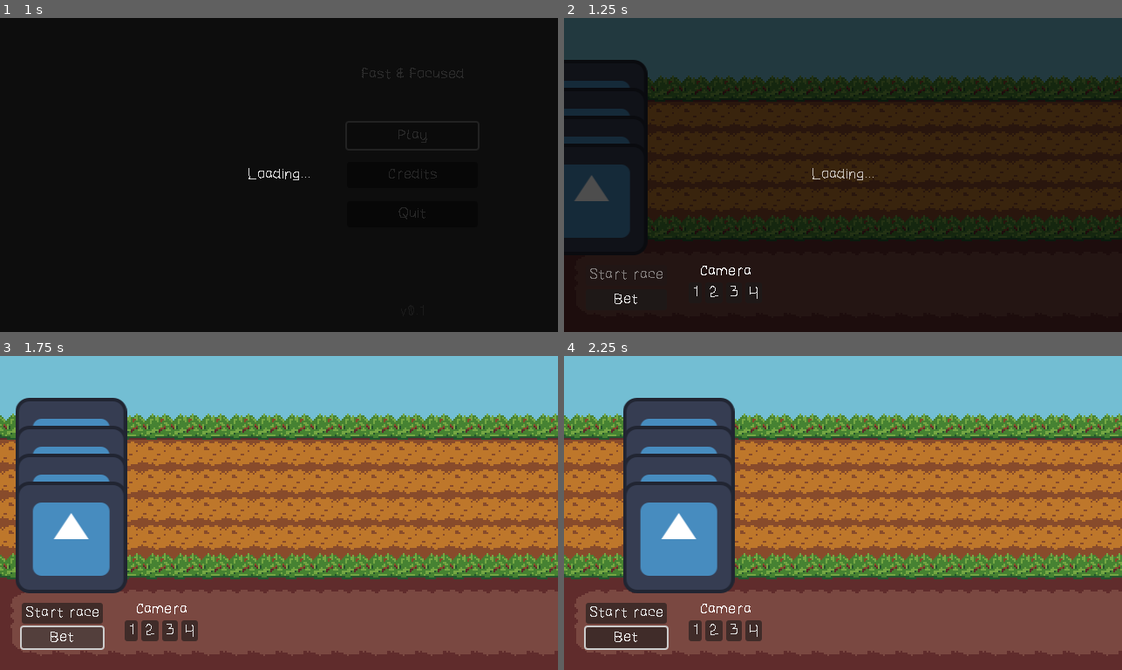
Above: before the commit, frames 1-4 (two rows, left to right).
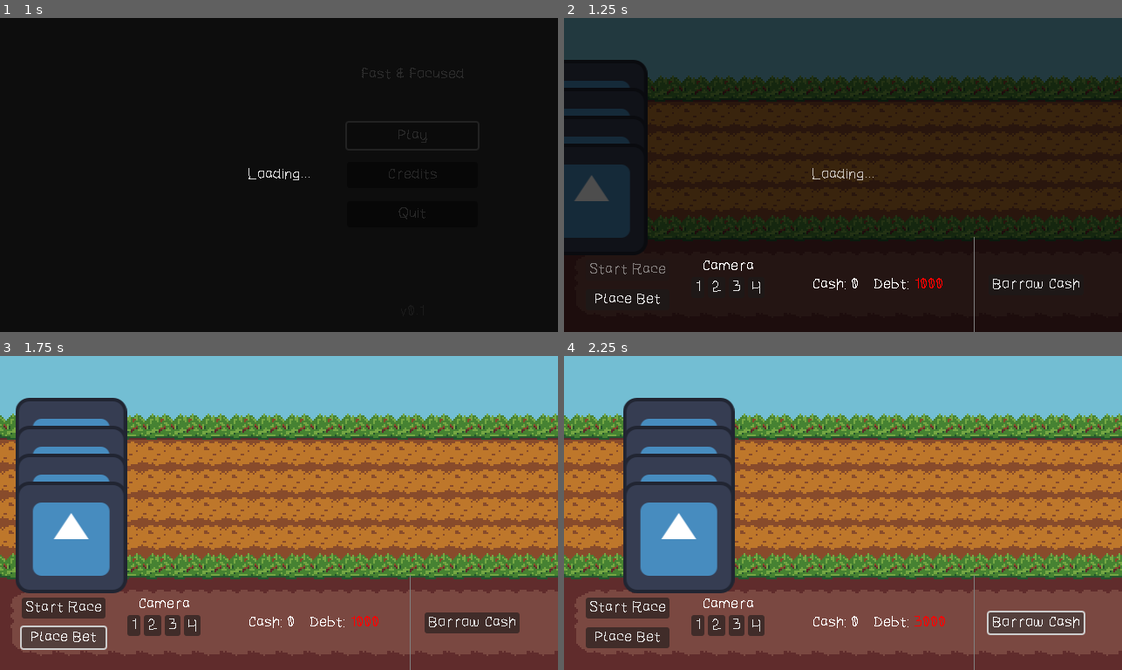
Above: after the commit, the same moments.

Repository: jame581/FastAndFocused
Game: Godot game, scene res://maps/main_menu.tscn
Same seed, same stepped clock (60 frames per second), same inputs: the game is played once before the commit and once after it. The engine's default icon, where the game draws it, is replaced by a stand-in: a white triangle on a blue panel in a dark square.
Inputs (mouse positions are in pixels of both pictures, inside the frame that each line leads up to):
- Up to frame 1 (1 s): click "Play" at 0.5 s
- Up to frame 2 (1.25 s): no input
- Up to frame 3 (1.75 s): click "Bet" (after the commit: "Place Bet") at 1.25 s
- Up to frame 4 (2.25 s): click (1038, 622) at 2 s, where only the run after the commit has a clickable "Borrow Cash"

Frame 1 is identical in both runs. In frame 2, 0.8% of the frame differs, in the area x 4-93%, y 69-100%; in frame 3, 3.0%; in frame 4, 3.4%, in the area x 3-94%, y 69-100%.

Commit message:
Add money UI and update race UI layout; connect signals for cash and debt management

Diff:
--- a/source/maps/race_level.tscn
+++ b/source/maps/race_level.tscn
@@ -1,9 +1,10 @@
-[gd_scene load_steps=5 format=4 uid="uid://cdbkg4q3myof1"]
+[gd_scene load_steps=6 format=4 uid="uid://cdbkg4q3myof1"]
 
 [ext_resource type="Script" uid="uid://drnanpfm6g4lr" path="res://scripts/game/race_level.gd" id="1_0cdes"]
 [ext_resource type="TileSet" uid="uid://bawc2msg3cb35" path="res://resources/race_tileset.tres" id="1_x16n8"]
-[ext_resource type="PackedScene" uid="uid://byyvyp1a0oe30" path="res://scenes/animal.tscn" id="2_eo7ug"]
+[ext_resource type="PackedScene" uid="uid://mrcgg8rgr1vr" path="res://scenes/animal.tscn" id="2_eo7ug"]
 [ext_resource type="PackedScene" uid="uid://dt472oed537f2" path="res://scenes/ui/race_ui.tscn" id="4_rk0xo"]
+[ext_resource type="PackedScene" uid="uid://cu6rpnjfshk0r" path="res://scenes/ui/money_ui.tscn" id="5_57tpj"]
 
 [node name="RaceLevel" type="Node2D"]
 script = ExtResource("1_0cdes")
@@ -46,10 +47,16 @@
 [node name="UI" type="CanvasLayer" parent="."]
 layer = 128
 
-[node name="RaceUI" parent="UI" instance=ExtResource("4_rk0xo")]
+[node name="HBoxContainer" type="HBoxContainer" parent="UI"]
 anchors_preset = 12
 anchor_top = 1.0
-offset_top = -74.0
+anchor_right = 1.0
+anchor_bottom = 1.0
+grow_horizontal = 2
 grow_vertical = 0
 
-[node name="RemoteTransform2D" type="RemoteTransform2D" parent="."]
+[node name="RaceUI" parent="UI/HBoxContainer" instance=ExtResource("4_rk0xo")]
+layout_mode = 2
+
+[node name="MoneyUI" parent="UI/HBoxContainer" instance=ExtResource("5_57tpj")]
+layout_mode = 2
--- /dev/null
+++ b/source/scenes/ui/money_ui.tscn
@@ -0,0 +1,35 @@
+[gd_scene load_steps=2 format=3 uid="uid://cu6rpnjfshk0r"]
+
+[ext_resource type="Script" uid="uid://b52jhqpy1xr0k" path="res://scripts/ui/money_ui.gd" id="1_ekdo8"]
+
+[node name="MoneyUI" type="MarginContainer"]
+anchors_preset = 15
+anchor_right = 1.0
+anchor_bottom = 1.0
+grow_horizontal = 2
+grow_vertical = 2
+script = ExtResource("1_ekdo8")
+
+[node name="HBoxContainer" type="HBoxContainer" parent="."]
+layout_mode = 2
+theme_override_constants/separation = 15
+
+[node name="MoneyLabel" type="Label" parent="HBoxContainer"]
+layout_mode = 2
+text = "Cash: 0"
+
+[node name="DebtLabel" type="RichTextLabel" parent="HBoxContainer"]
+custom_minimum_size = Vector2(100, 0)
+layout_mode = 2
+size_flags_vertical = 4
+bbcode_enabled = true
+text = "Debt: [color=red]1000[/color]"
+fit_content = true
+
+[node name="VSeparator" type="VSeparator" parent="HBoxContainer"]
+layout_mode = 2
+
+[node name="BorrowMoneyButton" type="Button" parent="HBoxContainer"]
+layout_mode = 2
+size_flags_vertical = 4
+text = "Borrow Cash"
--- a/source/scenes/ui/race_ui.tscn
+++ b/source/scenes/ui/race_ui.tscn
@@ -51,18 +51,20 @@
 size_flags_horizontal = 0
 size_flags_vertical = 6
 theme_override_constants/separation = 25
+alignment = 1
 
 [node name="ButtonsContainer" type="VBoxContainer" parent="HBoxContainer"]
 layout_mode = 2
 size_flags_vertical = 4
+theme_override_constants/separation = 10
 
 [node name="StartRaceButton" type="Button" parent="HBoxContainer/ButtonsContainer"]
 layout_mode = 2
-text = "Start race"
+text = "Start Race"
 
 [node name="BetButton" type="Button" parent="HBoxContainer/ButtonsContainer"]
 layout_mode = 2
-text = "Bet"
+text = "Place Bet"
 
 [node name="CameraSwitchContainer" type="VBoxContainer" parent="HBoxContainer"]
 layout_mode = 2
@@ -96,3 +98,6 @@
 shortcut = SubResource("Shortcut_x2gyh")
 text = "4
 "
+
+[node name="VBoxContainer" type="VBoxContainer" parent="HBoxContainer"]
+layout_mode = 2
--- a/source/scripts/autoloads/signal_bus.gd
+++ b/source/scripts/autoloads/signal_bus.gd
@@ -4,9 +4,15 @@
 
 # Game management signals
 signal map_loaded(map_name: Constants.GameScenes)
+signal game_over()
+
 
 # Race signals
 signal race_init()
 signal race_started()
 signal race_finished(winner: String)
 signal race_camera_switch(animal_index: int)
+
+# UI signals
+signal cash_changed(new_cash: int)
+signal debt_changed(new_debt: int)
--- /dev/null
+++ b/source/scripts/ui/money_ui.gd
@@ -0,0 +1,39 @@
+extends MarginContainer
+
+@onready var money_label: Label = $HBoxContainer/MoneyLabel
+@onready var debt_label: RichTextLabel = $HBoxContainer/DebtLabel
+@onready var borrow_button: Button = $HBoxContainer/BorrowMoneyButton
+
+var current_money: int = 0
+var current_debt: int = 0
+
+func _ready() -> void:
+	# Initialize money and debt labels
+	update_money(0)
+	update_debt(1000)  # Example initial debt
+
+	# Connect signals
+	SignalBus.cash_changed.connect(update_money)
+	SignalBus.debt_changed.connect(update_debt)
+
+	# Connect borrow button signal
+	borrow_button.pressed.connect(_on_borrow_button_pressed)
+
+
+func update_money(amount: int) -> void:
+	# Update the money label with the new amount
+	current_money = amount
+	money_label.text = "Cash: " + str(amount)
+
+
+func update_debt(amount: int) -> void:
+	# Update the debt label with the new amount
+	current_debt = amount
+	debt_label.text = "Debt: [color=red]" + str(amount) + "[/color]"
+
+
+func _on_borrow_button_pressed() -> void:
+	# Handle borrowing money logic
+	print("Borrow button pressed")
+	current_debt += 2000  # Example logic to increase debt
+	update_debt(current_debt)
Not shown, added: source/scripts/ui/money_ui.gd.uid
